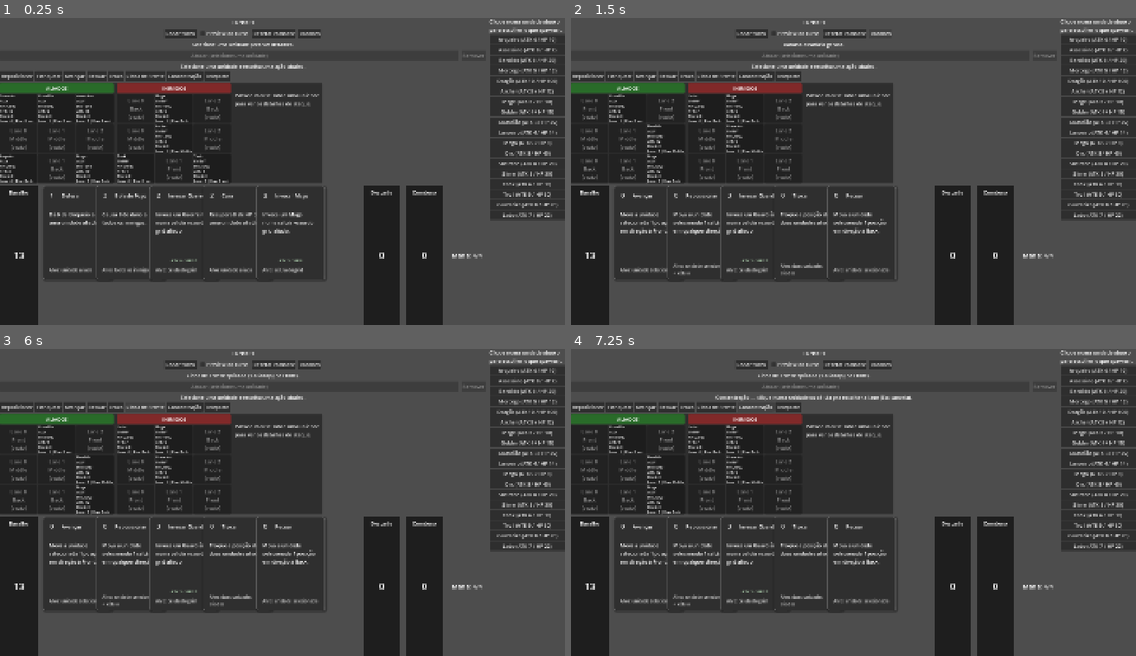
Above: before the commit, frames 1-4 (two rows, left to right).
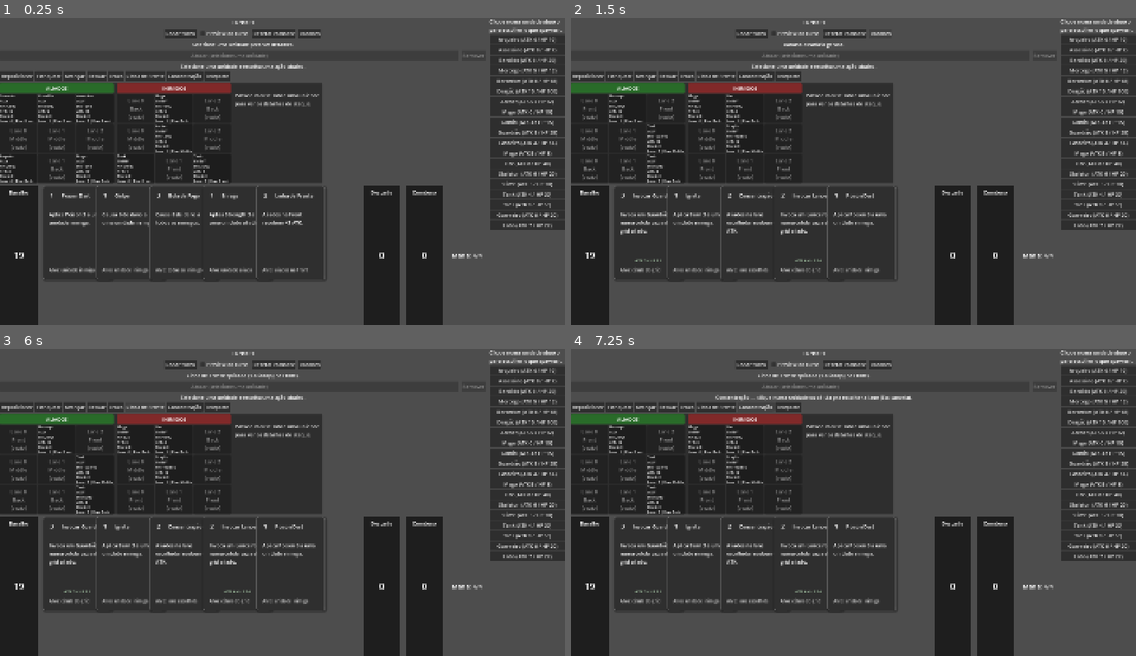
Above: after the commit, the same moments.

Repository: felippe-miguel/be-card
Game: Godot game, scene res://scenes/game.tscn
Two runs of this game, one before a commit and one after it. Both use one fixed random seed, a clock stepped at 60 frames per second and the inputs below.
Inputs:
- Up to frame 1 (0.25 s): no input
- Up to frame 2 (1.5 s): click "Rodar turno" at 0.5 s; click "Random" at 1.25 s
- Up to frame 3 (6 s): click "Reposicionar" at 2 s; click "Flanquear" at 2.75 s; click "Avançar" at 3.5 s; click "Recuar" at 4.25 s; click "Troca" at 5 s; click "Linha de Frente" at 5.75 s
- Up to frame 4 (7.25 s): click "Concentração" at 6.5 s

The runs differ from the first frame. In frame 1, 2.5% of the frame differs, in the area x 3-100%, y 19-84%; in frame 2, 3.4%; in frame 3, 3.4%; in frame 4, 3.4%.

Commit message:
feat(combat): sistema de status (Etapa 1 do plano de mecanicas)
Adiciona uma camada de status separada dos modificadores diretos ja
existentes (modify_attack/set_received_max_hp_bonus): Strength,
Weakness, Poison, Burn e Stun, com stacks que somam ao reaplicar.

- Unit: statuses (dict), apply_status/reduce_status/remove_status/
  clear_all_statuses/get_status_stacks/get_status_summary,
  get_effective_attack() (ATK + Strength - Weakness, min 0), usado por
  attack_unit().
- UnitData: initial_statuses (status com que a unidade ja nasce).
- BattleState: create_unit() aplica initial_statuses; execute_unit_
  attack() checa Stun (pula o ataque, consome 1 stack); novo
  process_end_of_turn_statuses() processa Poison (dano = stacks, depois
  -1 stack) e Burn (dano = stacks, depois remove tudo) no fim do turno;
  clone_for_simulation() copia statuses, entao o preview de turno
  reflete tudo isso tambem.
- EffectSystem: efeitos apply_status (status + stacks) e cleanse
  (remove todos os status do alvo).
- Game: apply_status/cleanse reaproveitam o mesmo fluxo de clique/
  preview das cartas de dano/cura/bloqueio.
- UnitView/unit_view.tscn: StatusLabel novo (só ocupa espaço quando a
  unidade tem status ativo); ATK exibido passa a ser o efetivo.
- Conteudo de teste: unidade Berserker (nasce com Strength 2) e cartas
  Enrage/Weaken/Stun/Cleanse/Poison Dart/Ignite.

Diff:
--- /dev/null
+++ b/data/cards/cleanse.json
@@ -0,0 +1,10 @@
+{
+  "id": "cleanse",
+  "name": "Cleanse",
+  "description": "Remove todos os status de uma unidade.",
+  "cost": 1,
+  "type": "skill",
+  "effects": [
+    { "type": "cleanse", "target": "selected_unit" }
+  ]
+}
--- /dev/null
+++ b/data/cards/enrage.json
@@ -0,0 +1,10 @@
+{
+  "id": "enrage",
+  "name": "Enrage",
+  "description": "Aplica Strength 3 a uma unidade aliada.",
+  "cost": 1,
+  "type": "skill",
+  "effects": [
+    { "type": "apply_status", "target": "selected_unit", "target_faction": "ally", "status": "strength", "stacks": 3 }
+  ]
+}
--- /dev/null
+++ b/data/cards/ignite.json
@@ -0,0 +1,10 @@
+{
+  "id": "ignite",
+  "name": "Ignite",
+  "description": "Aplica Burn 3 a uma unidade inimiga.",
+  "cost": 1,
+  "type": "attack",
+  "effects": [
+    { "type": "apply_status", "target": "selected_unit", "target_faction": "enemy", "status": "burn", "stacks": 3 }
+  ]
+}
--- /dev/null
+++ b/data/cards/poison_dart.json
@@ -0,0 +1,10 @@
+{
+  "id": "poison_dart",
+  "name": "Poison Dart",
+  "description": "Aplica Poison 3 a uma unidade inimiga.",
+  "cost": 1,
+  "type": "attack",
+  "effects": [
+    { "type": "apply_status", "target": "selected_unit", "target_faction": "enemy", "status": "poison", "stacks": 3 }
+  ]
+}
--- /dev/null
+++ b/data/cards/stun.json
@@ -0,0 +1,10 @@
+{
+  "id": "stun",
+  "name": "Stun",
+  "description": "Aplica Stun 1 a uma unidade inimiga, impedindo o próximo ataque dela.",
+  "cost": 2,
+  "type": "skill",
+  "effects": [
+    { "type": "apply_status", "target": "selected_unit", "target_faction": "enemy", "status": "stun", "stacks": 1 }
+  ]
+}
--- /dev/null
+++ b/data/cards/weaken.json
@@ -0,0 +1,10 @@
+{
+  "id": "weaken",
+  "name": "Weaken",
+  "description": "Aplica Weakness 2 a uma unidade inimiga.",
+  "cost": 1,
+  "type": "skill",
+  "effects": [
+    { "type": "apply_status", "target": "selected_unit", "target_faction": "enemy", "status": "weakness", "stacks": 2 }
+  ]
+}
--- /dev/null
+++ b/data/units/berserker.json
@@ -0,0 +1,8 @@
+{
+  "id": "berserker",
+  "name": "Berserker",
+  "max_hp": 18,
+  "attack": 6,
+  "attack_pattern": "lane_front",
+  "initial_statuses": { "strength": 2 }
+}
--- a/scenes/unit_view.tscn
+++ b/scenes/unit_view.tscn
@@ -51,6 +51,13 @@
 mouse_filter = 2
 text = ""
 
+[node name="StatusLabel" type="Label" parent="Content" unique_id=300444999]
+theme_override_font_sizes/font_size = 10
+theme_override_colors/font_color = Color(0.85, 0.75, 0.3, 1)
+autowrap_mode = 2
+mouse_filter = 2
+text = ""
+
 [node name="DeathIndicator" type="Label" parent="." unique_id=300444888]
 visible = false
 anchors_preset = 15
--- a/scripts/battle_state.gd
+++ b/scripts/battle_state.gd
@@ -75,7 +75,7 @@
 		max_hp *= ALLY_STAT_MULTIPLIER
 		attack *= ALLY_STAT_MULTIPLIER
 
-	return Unit.new(
+	var unit = Unit.new(
 		unit_data.id,
 		unit_data.name,
 		max_hp,
@@ -86,6 +86,11 @@
 		unit_data.aura_adjacent_ally_max_hp_bonus
 	)
 
+	for status_id in unit_data.initial_statuses:
+		unit.apply_status(status_id, unit_data.initial_statuses[status_id])
+
+	return unit
+
 ## Passiva do Guardião: recalcula do zero, para cada facção, o bônus de
 ## HP máximo que cada unidade recebe de auras de aliados adjacentes —
 ## nunca acumula incrementalmente, sempre soma tudo de novo a partir do
@@ -112,7 +117,14 @@
 		for unit in units:
 			unit.set_received_max_hp_bonus(bonuses[unit])
 
+## Stun (docs/MECHANICS_EXECUTION_PLAN.md Etapa 1): impede o ataque deste
+## turno e consome 1 stack — "Stun 1" pula exatamente um turno de ataque.
 func execute_unit_attack(unit: Unit) -> void:
+	if unit.get_status_stacks("stun") > 0:
+		print(unit.name, " está atordoada(o) e perde o ataque deste turno.")
+		unit.reduce_status("stun", 1)
+		return
+
 	var targets = target_system.get_pattern_attack_targets(unit)
 
 	if targets.is_empty():
@@ -158,6 +170,38 @@
 func execute_full_turn() -> void:
 	execute_faction_turn(Unit.Faction.ENEMY)
 	execute_faction_turn(Unit.Faction.ALLY)
+	process_end_of_turn_statuses()
+
+## Poison e Burn são processados no fim do turno, depois que os dois lados
+## já atacaram — os dois causam dano igual aos stacks atuais, mas decaem de
+## formas diferentes (docs/MECHANICS_EXECUTION_PLAN.md Etapa 1): Poison
+## reduz 1 stack por vez, Burn é consumido por completo numa única
+## aplicação. Snapshot via get_units() de propósito (mesmo cuidado que
+## execute_combat_phase()): unidades que morrem de Poison/Burn são
+## removidas do grid na hora (Unit.changed -> BattleFloor._on_unit_
+## changed()), o que não pode bagunçar este loop.
+func process_end_of_turn_statuses() -> void:
+	for battle_floor in battlefield.floors:
+		for unit in battle_floor.get_units():
+			if unit.is_dead():
+				continue
+
+			var poison_stacks = unit.get_status_stacks("poison")
+
+			if poison_stacks > 0:
+				print(unit.name, " sofre ", poison_stacks, " de dano de Poison.")
+				unit.take_damage(poison_stacks)
+				unit.reduce_status("poison", 1)
+
+			if unit.is_dead():
+				continue
+
+			var burn_stacks = unit.get_status_stacks("burn")
+
+			if burn_stacks > 0:
+				print(unit.name, " sofre ", burn_stacks, " de dano de Burn.")
+				unit.take_damage(burn_stacks)
+				unit.remove_status("burn")
 
 ## Preview do checkbox "Rodar turno" (ver Game.update_turn_preview()):
 ## simula execute_full_turn() num clone completo e isolado do estado
@@ -212,6 +256,7 @@
 	for i in range(source_units.size()):
 		unit_clones[i].hp = source_units[i].hp
 		unit_clones[i].block = source_units[i].block
+		unit_clones[i].statuses = source_units[i].statuses.duplicate()
 
 	return clone
 
--- a/scripts/effect_system.gd
+++ b/scripts/effect_system.gd
@@ -52,6 +52,17 @@
 			for target in targets:
 				target.heal(amount)
 
+		"apply_status":
+			var status_id: String = effect.get("status", "")
+			var stacks = effect.get("stacks", 1)
+
+			for target in targets:
+				target.apply_status(status_id, stacks)
+
+		"cleanse":
+			for target in targets:
+				target.clear_all_statuses()
+
 		"summon":
 			var unit_id = effect.get("unit", "")
 			var unit_data = battle_state.unit_database.units.get(unit_id)
--- a/scripts/game.gd
+++ b/scripts/game.gd
@@ -474,7 +474,7 @@
 		"frontline":
 			apply_frontline()
 
-		"damage", "heal", "block":
+		"damage", "heal", "block", "apply_status", "cleanse":
 			effect_system.execute_effect(effect)
 
 	finish_card_play(card)
@@ -788,7 +788,7 @@
 			begin_pending_card(card)
 			arm_frontline_preview()
 
-		"damage", "heal", "block":
+		"damage", "heal", "block", "apply_status", "cleanse":
 			begin_effect_card(card, effect)
 
 		_:
--- a/scripts/unit.gd
+++ b/scripts/unit.gd
@@ -36,6 +36,26 @@
 
 ## Copiado de UnitData — ver BattleState.recalculate_auras().
 var aura_adjacent_ally_max_hp_bonus: int = 0
+
+## Status (docs/MECHANICS_EXECUTION_PLAN.md Etapa 1) — camada separada dos
+## modificadores diretos já existentes (modify_attack()/
+## set_received_max_hp_bonus()): representa um estado de gameplay
+## (Strength/Weakness/Poison/Burn/Stun) guardado em stacks, status_id ->
+## quantidade. Aplicar de novo um status já presente SOMA aos stacks
+## existentes, nunca substitui — cada status define sua própria regra de
+## quando/como os stacks são consumidos (ver
+## BattleState.process_end_of_turn_statuses() para Poison/Burn e
+## execute_unit_attack() para Stun).
+var statuses: Dictionary = {}
+
+## Nomes legíveis pra UI (UnitView) — ver get_status_summary().
+const STATUS_DISPLAY_NAMES = {
+	"strength": "Strength",
+	"weakness": "Weakness",
+	"poison": "Poison",
+	"burn": "Burn",
+	"stun": "Stun",
+}
 
 signal changed
 
@@ -64,9 +84,11 @@
 	if target == null:
 		return
 
-	print(name, " atacou ", target.name, " causando ", attack, " de dano.")
-
-	target.take_damage(attack)
+	var effective_attack = get_effective_attack()
+
+	print(name, " atacou ", target.name, " causando ", effective_attack, " de dano.")
+
+	target.take_damage(effective_attack)
 
 func take_damage(amount: int) -> void:
 	var had_block = block > 0
@@ -138,3 +160,73 @@
 	hp = clampi(hp + delta, 0, max_hp)
 
 	changed.emit()
+
+func get_status_stacks(status_id: String) -> int:
+	return statuses.get(status_id, 0)
+
+func apply_status(status_id: String, stacks: int) -> void:
+	if stacks <= 0:
+		return
+
+	statuses[status_id] = get_status_stacks(status_id) + stacks
+
+	print(name, " recebeu ", stacks, " stack(s) de ", status_id, ". Total: ", statuses[status_id])
+
+	changed.emit()
+
+## Reduz stacks (Poison decai 1 por turno, Stun consome 1 ao ser pulado) —
+## remove a entrada por completo ao chegar a zero ou menos.
+func reduce_status(status_id: String, amount: int) -> void:
+	if not statuses.has(status_id):
+		return
+
+	var remaining = get_status_stacks(status_id) - amount
+
+	if remaining <= 0:
+		statuses.erase(status_id)
+	else:
+		statuses[status_id] = remaining
+
+	changed.emit()
+
+func remove_status(status_id: String) -> void:
+	if not statuses.has(status_id):
+		return
+
+	statuses.erase(status_id)
+
+	changed.emit()
+
+## Usado pela carta Cleanse — remove TODOS os status de uma vez.
+## Simplificação deliberada: o documento não define escolha entre vários
+## status presentes ao mesmo tempo, e "remover só um, à escolha do
+## jogador" exigiria uma UI de seleção que foge do escopo desta etapa.
+func clear_all_statuses() -> void:
+	if statuses.is_empty():
+		return
+
+	statuses.clear()
+
+	changed.emit()
+
+## ATK efetivo = ATK base + Strength - Weakness, nunca negativo. Usado por
+## attack_unit() (dano real) e pela UI (UnitView) — unit.attack continua
+## sendo o valor base, só alterado por modify_attack() (Flanquear/Linha de
+## Frente/Concentração).
+func get_effective_attack() -> int:
+	return maxi(0, attack + get_status_stacks("strength") - get_status_stacks("weakness"))
+
+## Texto legível dos status ativos, ex.: "Strength 2, Poison 3" — "" quando
+## não há nenhum. Ver UnitView.render_display().
+func get_status_summary() -> String:
+	if statuses.is_empty():
+		return ""
+
+	var parts: PackedStringArray = []
+
+	for status_id in statuses:
+		var display_name: String = STATUS_DISPLAY_NAMES.get(status_id, status_id.capitalize())
+
+		parts.append("%s %d" % [display_name, statuses[status_id]])
+
+	return ", ".join(parts)
--- a/scripts/unit_data.gd
+++ b/scripts/unit_data.gd
@@ -20,6 +20,11 @@
 ## BattleState.recalculate_auras().
 var aura_adjacent_ally_max_hp_bonus: int = 0
 
+## Status que a unidade já nasce possuindo (docs/MECHANICS_EXECUTION_PLAN.md
+## Etapa 1) — status_id -> stacks, ex.: {"strength": 2} pro Berserker. Vazio
+## = nasce sem nenhum status. Aplicado por BattleState.create_unit().
+var initial_statuses: Dictionary = {}
+
 static func from_dict(data: Dictionary) -> UnitData:
 	var unit_data = UnitData.new()
 
@@ -30,5 +35,6 @@
 	unit_data.attack_pattern = data.get("attack_pattern", "lane_front")
 	unit_data.attack_pattern_count = data.get("attack_pattern_count", 1)
 	unit_data.aura_adjacent_ally_max_hp_bonus = data.get("aura_adjacent_ally_max_hp_bonus", 0)
+	unit_data.initial_statuses = data.get("initial_statuses", {})
 
 	return unit_data
--- a/scripts/unit_view.gd
+++ b/scripts/unit_view.gd
@@ -24,6 +24,7 @@
 @onready var atk_label: Label = $Content/AtkLabel
 @onready var block_label: Label = $Content/BlockLabel
 @onready var position_label: Label = $Content/PositionLabel
+@onready var status_label: Label = $Content/StatusLabel
 @onready var death_indicator: Label = $DeathIndicator
 
 var unit: Unit
@@ -73,7 +74,7 @@
 func render_display(destination_hp: int, destination_block: int) -> void:
 	name_label.text = unit.name
 	faction_label.text = Unit.Faction.keys()[unit.faction]
-	atk_label.text = "ATK: " + str(unit.attack)
+	atk_label.text = "ATK: " + str(unit.get_effective_attack())
 	position_label.text = "Lane: " + str(unit.lane) + " | Row: " + ROW_NAMES[unit.row]
 
 	hp_label.text = "HP: " + str(destination_hp) + "/" + str(unit.max_hp)
@@ -81,6 +82,13 @@
 
 	block_label.text = "Block: " + str(destination_block)
 	block_label.add_theme_color_override("font_color", get_delta_color(destination_block, unit.block))
+
+	## Só ocupa espaço na célula quando há algum status ativo — a maioria
+	## das unidades não tem nenhum, e VBoxContainer ignora filhos invisíveis
+	## no layout, então isto não altera o tamanho das células sem status
+	## (ver docs/MECHANICS_EXECUTION_PLAN.md Etapa 1).
+	status_label.text = unit.get_status_summary()
+	status_label.visible = not status_label.text.is_empty()
 
 	## Garante que um preview_attack() anterior nunca fique "preso" com a
 	## cor de delta depois de um update de verdade (ex: outra mudança
@@ -158,7 +166,7 @@
 	atk_label.add_theme_color_override("font_color", get_delta_color(new_attack, unit.attack))
 
 func clear_attack_preview() -> void:
-	atk_label.text = "ATK: " + str(unit.attack)
+	atk_label.text = "ATK: " + str(unit.get_effective_attack())
 	atk_label.add_theme_color_override("font_color", NORMAL_COLOR)
 
 ## Simula, na ordem em que os efeitos da carta seriam resolvidos de
